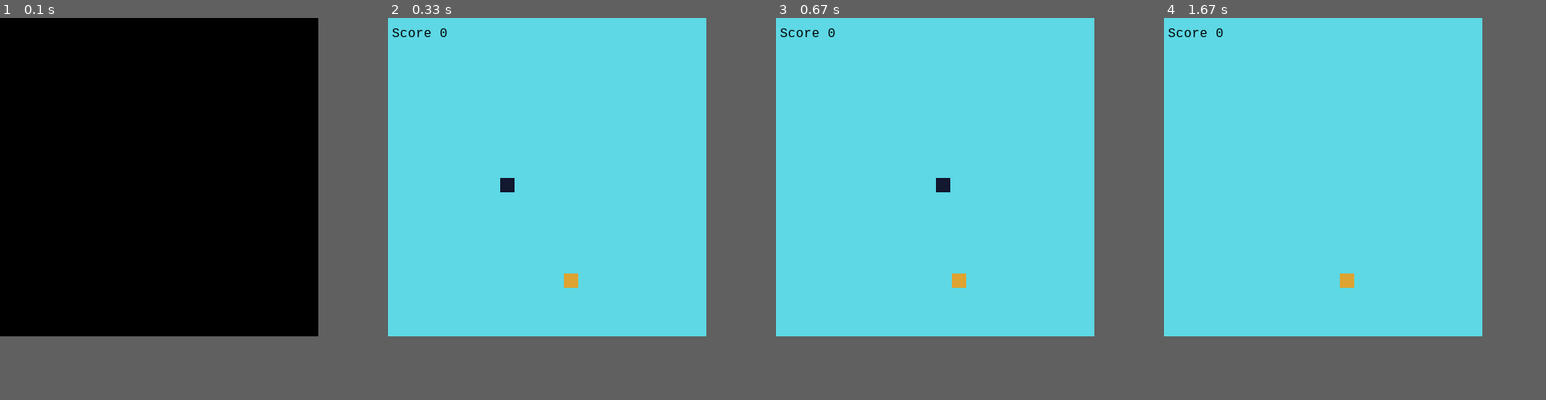
Above: before the commit, frames 1-4 (left to right).
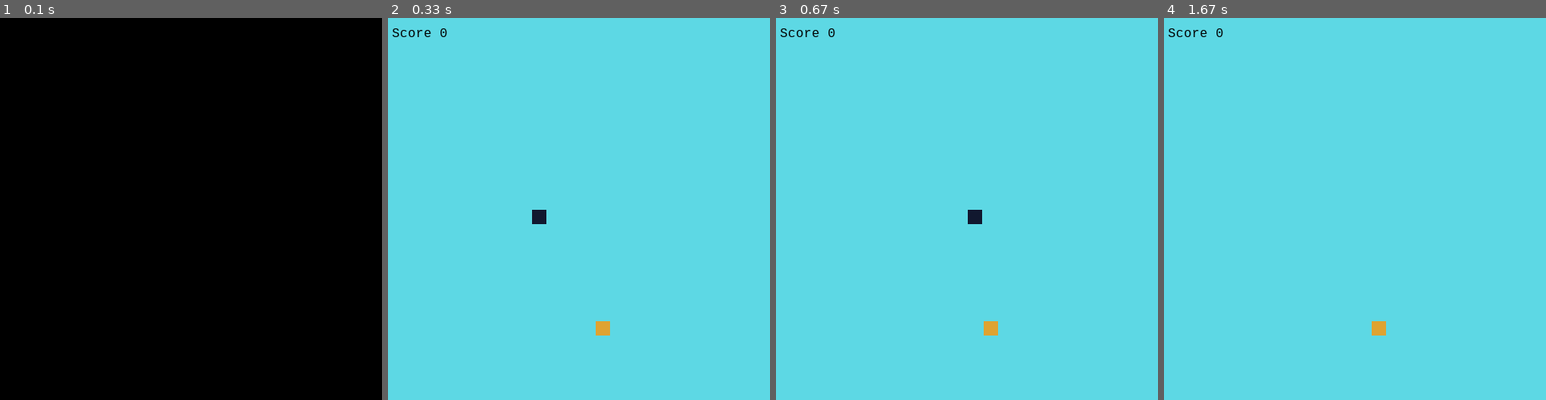
Above: after the commit, the same moments.

Repository: SamuelKhoo2003/Mini-Arcade
Game: pygame game, started from snake/snake.py
Same seed, same stepped clock (60 frames per second), same inputs: the game is played once before the commit and once after it.
Inputs:
- Up to frame 1 (0.1 s): no input
- Up to frame 2 (0.33 s): no input
- Up to frame 3 (0.67 s): hold Right from 0.33 s (still down)
- Up to frame 4 (1.67 s): release Right at 0.8 s; hold Up 0.83-1.13 s
The window is 400x400 before the commit and 480x480 after it. Grey fills any space a smaller window leaves; there, only what the larger window draws over its background counts as a difference.

The runs differ from the first frame. In frame 1, only the window size differs. In frame 2, 0.6% of the frame differs, in the area x 29-59%, y 41-84%; in frame 3, 0.6%; in frame 4, 0.3%.

Commit message:
chore: attempt at bug fix

Diff:
--- a/snake/snake.py
+++ b/snake/snake.py
@@ -2,8 +2,8 @@
 import sys
 import random
 
-screenWidth = 400
-screenHeight = 400
+screenWidth = 480
+screenHeight = 480
 gridSize = 20
 gridWidth = screenWidth/gridSize
 gridHeight = screenHeight/gridSize
@@ -99,6 +99,8 @@
 
     scoreFont = pygame.font.SysFont("monospace", 16)
 
+    drawGrid(surface)
+
     snake = Snake()
     food = Food()
 
@@ -114,7 +116,7 @@
         snake.draw(surface)
         food.draw(surface)
         screen.blit(surface, (0, 0))
-        text = scoreFont.render("Score {0}". format(snake.score), 1, (0, 0, 0))
+        text = scoreFont.render("Score {0}".format(snake.score), 1, (0, 0, 0))
         screen.blit(text, (5, 10))
         pygame.display.update()
 
